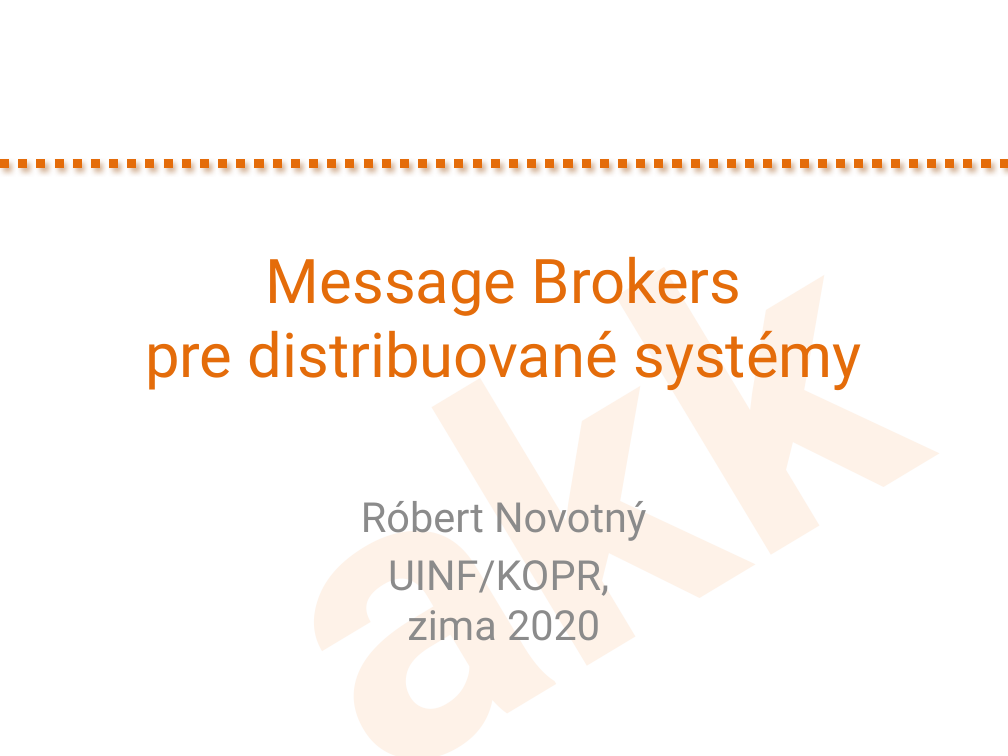
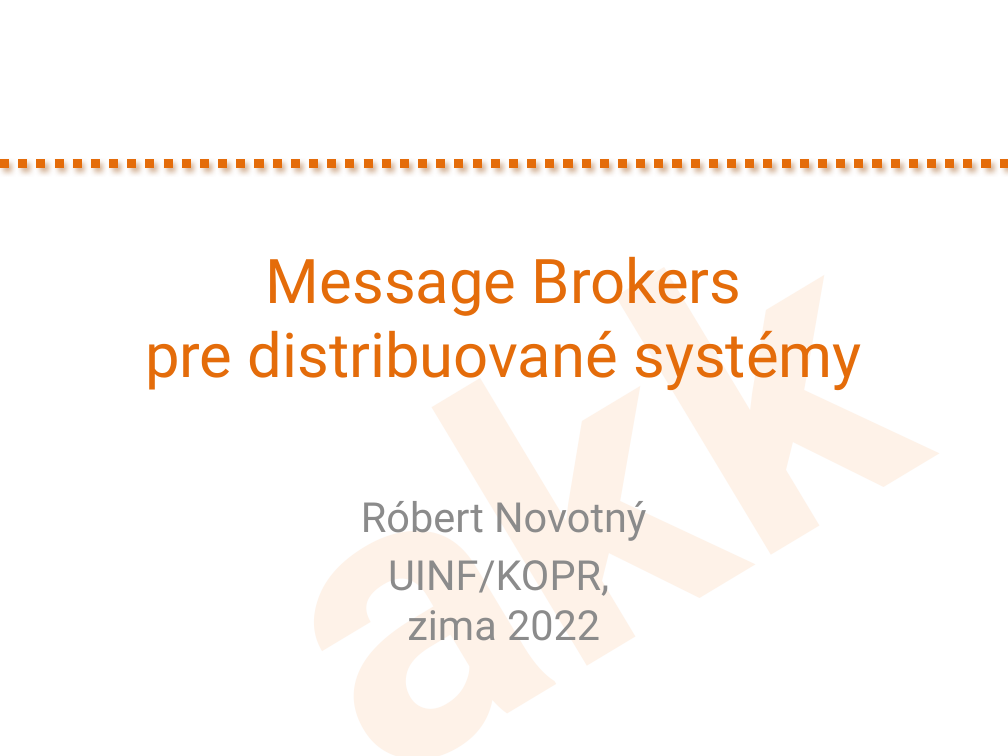
Before and after one commit to novotnyr/kopr-portal, a slide deck: slide 1 of content/message-brokers/kopr-message-brokers.pptx. Drawn at 1008x756 pixels with LibreOffice and Linux fonts; fonts in the diff are those of the drawing. Boxes give left, top, right and bottom in pixels: in the first picture for what was removed or moved away, otherwise in the second. Text is boxed around its words. In the diff, an @@ line names an element or a change of style, - is before the commit and + after.

Commit message:
Message Brokers maju aktualizovane slajdy na 2022

```diff
--- a/content/message-brokers/kopr-message-brokers.pptx
+++ b/content/message-brokers/kopr-message-brokers.pptx
@@ subtitle at (388,560,609,641): text changed @@
-UINF/KOPR,
-zima 2020
+UINF/KOPR,
+zima 2022
```
Also in this commit, not shown: 2 other slides changed, 1 slide added.
